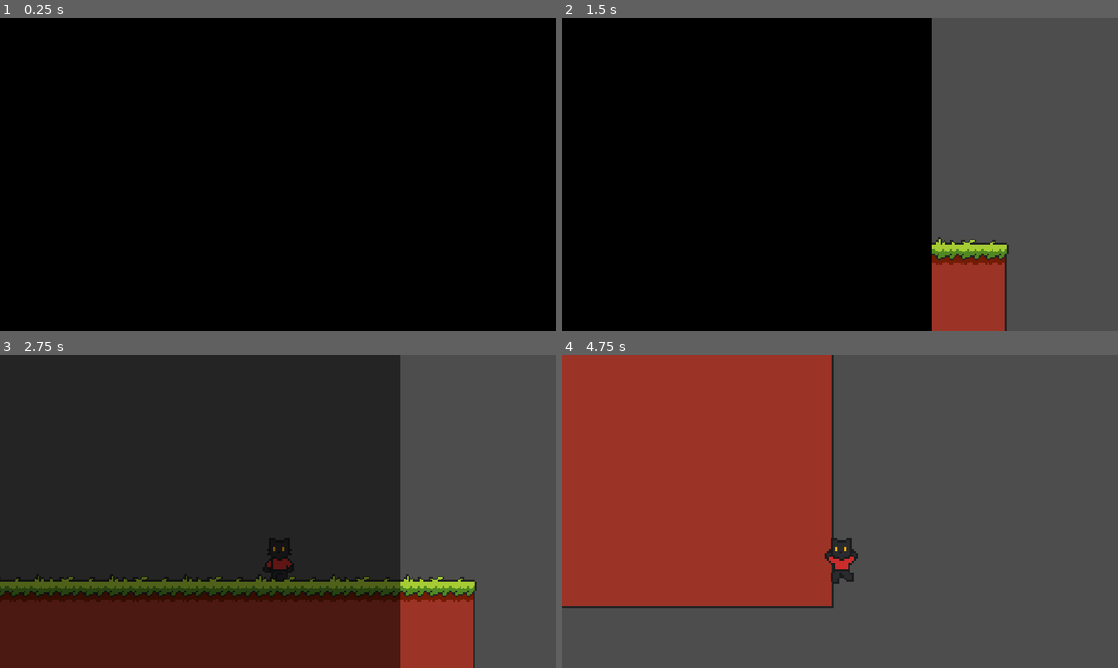
Above: before the commit, frames 1-4 (two rows, left to right).
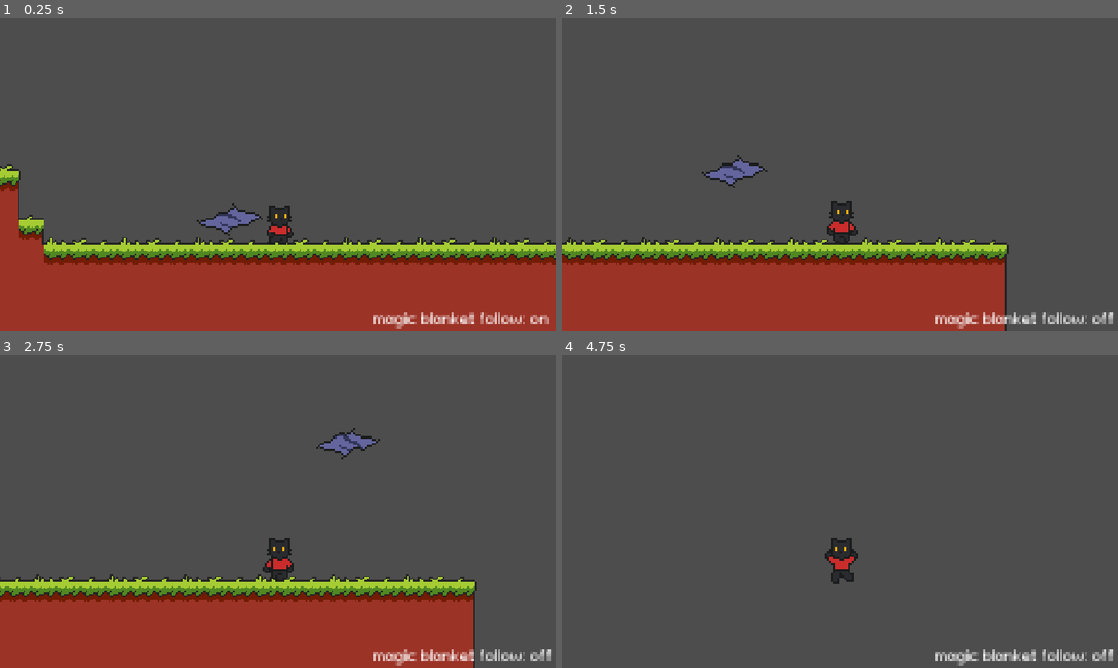
Above: after the commit, the same moments.

Repository: sekitano/jamegam
Game: Godot game, scene res://scenes/world.tscn
Same seed, same stepped clock (60 frames per second), same inputs: the game is played once before the commit and once after it.
Inputs (mouse positions are in pixels of both pictures, inside the frame that each line leads up to):
- Up to frame 1 (0.25 s): no input
- Up to frame 2 (1.5 s): tap Enter (ui_accept) at 0.5 s; move the mouse to (962, 158) at 0.52 s; press the mouse at (962, 158) at 0.53 s; hold D (move_right) from 0.53 s (still down); tap E (E, bound only after the commit) at 0.6 s; tap Space (jump) at 0.77 s; move the mouse to (728, 190) at 1.27 s; release the mouse at (728, 190) at 1.28 s; click (728, 190) at 1.35 s
- Up to frame 3 (2.75 s): tap Space (jump) at 1.52 s; tap E (E, bound only after the commit) at 1.55, 2.1 s; move the mouse to (333, 442) at 2.02 s; release D (move_right) at 2.03 s; press the mouse at (333, 442) at 2.03 s; hold A (move_left) from 2.03 s (still down)
- Up to frame 4 (4.75 s): move the mouse to (812, 574) at 2.77 s; release A (move_left) at 2.78 s; release the mouse at (812, 574) at 2.78 s; hold D (move_right) 2.78-4.28 s; click (812, 574) at 2.85 s; tap Space (jump) at 3.02, 3.77, 4.52 s; tap E (E, bound only after the commit) at 3.05, 3.6, 4.55 s; move the mouse to (1006, 558) at 3.52 s; press the mouse at (1006, 558) at 3.53 s; move the mouse to (673, 464) at 4.27 s; release the mouse at (673, 464) at 4.28 s; hold A (move_left) from 4.28 s (still down); click (673, 464) at 4.35 s

The runs differ from the first frame. In frame 1, 100% of the frame differs, in the area x 0-100%, y 0-100%; in frame 2, 67%; in frame 3, 71%; in frame 4, 40%.

Commit message:
first instances of blanket movement, blanket follows player-> toggleable, if toggled off -> blanket moveable with left click

Diff:
--- a/project.godot
+++ b/project.godot
@@ -39,6 +39,17 @@
 , Object(InputEventKey,"resource_local_to_scene":false,"resource_name":"","device":-1,"window_id":0,"alt_pressed":false …(186 unchanged characters)…
 ]
 }
+left_click={
+"deadzone": 0.2,
+"events": [Object(InputEventMouseButton,"resource_local_to_scene":false,"resource_name":"","device":-1,"window_id":0,"alt_pressed":false,"shift_pressed":false,"ctrl_pressed":false,"meta_pressed":false,"button_mask":1,"position":Vector2(249, 16),"global_position":Vector2(258, 64),"factor":1.0,"button_index":1,"canceled":false,"pressed":true,"double_click":false,"script":null)
+]
+}
+E={
+"deadzone": 0.2,
+"events": [Object(InputEventKey,"resource_local_to_scene":false,"resource_name":"","device":-1,"window_id":0,"alt_pressed":false,"shift_pressed":true,"ctrl_pressed":false,"meta_pressed":false,"pressed":false,"keycode":0,"physical_keycode":69,"key_label":0,"unicode":69,"location":0,"echo":false,"script":null)
+, Object(InputEventKey,"resource_local_to_scene":false,"resource_name":"","device":-1,"window_id":0,"alt_pressed":false,"shift_pressed":false,"ctrl_pressed":false,"meta_pressed":false,"pressed":false,"keycode":0,"physical_keycode":69,"key_label":0,"unicode":101,"location":0,"echo":false,"script":null)
+]
+}
 
 [physics]
 
--- /dev/null
+++ b/scenes/magic_blanket.gd
@@ -0,0 +1,31 @@
+extends StaticBody2D
+
+@onready var animated_sprite_2d: AnimatedSprite2D = $AnimatedSprite2D
+
+const SPEED = 30
+
+var last_pos: Vector2
+var follow_player := true
+
+# Called when the node enters the scene tree for the first time.
+func _ready() -> void:
+	last_pos = global_position
+
+# Called every frame. 'delta' is the elapsed time since the previous frame.
+func _process(delta: float) -> void:
+	var is_moving = global_position.distance_to(last_pos) > 1.0
+
+	if is_moving:
+		animated_sprite_2d.play("float")
+
+	else:
+		animated_sprite_2d.stop()
+
+	last_pos = global_position
+
+	if Input.is_action_just_pressed("E"):
+		follow_player = !follow_player
+		print("follow_player:", follow_player)
+
+	if Input.is_action_pressed("left_click") and not follow_player:
+		global_position = global_position.lerp(get_global_mouse_position(), SPEED * delta)
--- a/scenes/magic_blanket.tscn
+++ b/scenes/magic_blanket.tscn
@@ -1,32 +1,43 @@
-[gd_scene format=3 uid="uid://lqfjm6v2v6qc"]
+[gd_scene format=3 uid="uid://bf58vxrb5esl6"]
 
-[ext_resource type="Texture2D" uid="uid://c12nm8n74pptg" path="res://assets/blanket_fly.png" id="1_74q1o"]
+[ext_resource type="Texture2D" uid="uid://dflfgm4mx8wp2" path="res://assets/blanket_move.png" id="1_7aya3"]
+[ext_resource type="Script" uid="uid://c540i5i2mmdmf" path="res://scenes/magic_blanket.gd" id="1_ljt78"]
 
-[sub_resource type="AtlasTexture" id="AtlasTexture_ljt78"]
-atlas = ExtResource("1_74q1o")
-region = Rect2(0, 0, 48, 16)
+[sub_resource type="AtlasTexture" id="AtlasTexture_24sxf"]
+atlas = ExtResource("1_7aya3")
+region = Rect2(0, 0, 32, 16)
 
-[sub_resource type="AtlasTexture" id="AtlasTexture_2kxxh"]
-atlas = ExtResource("1_74q1o")
-region = Rect2(48, 0, 48, 16)
+[sub_resource type="AtlasTexture" id="AtlasTexture_w00je"]
+atlas = ExtResource("1_7aya3")
+region = Rect2(32, 0, 32, 16)
 
-[sub_resource type="SpriteFrames" id="SpriteFrames_yf5fn"]
+[sub_resource type="SpriteFrames" id="SpriteFrames_g4v7s"]
 animations = [{
 "frames": [{
 "duration": 1.0,
-"texture": SubResource("AtlasTexture_ljt78")
+"texture": SubResource("AtlasTexture_24sxf")
 }, {
 "duration": 1.0,
-"texture": SubResource("AtlasTexture_2kxxh")
+"texture": SubResource("AtlasTexture_w00je")
 }],
 "loop": 1,
-"name": &"default",
-"speed": 5.0
+"name": &"float",
+"speed": 3.0
 }]
 
-[node name="magic_blanket" type="AnimatedSprite2D" unique_id=562690584]
-position = Vector2(5, -8)
-sprite_frames = SubResource("SpriteFrames_yf5fn")
-autoplay = "default"
-frame = 1
-frame_progress = 0.87119114
+[sub_resource type="RectangleShape2D" id="RectangleShape2D_2kxxh"]
+size = Vector2(26.5, 8)
+
+[node name="magic_blanket" type="AnimatableBody2D" unique_id=517422349]
+script = ExtResource("1_ljt78")
+
+[node name="AnimatedSprite2D" type="AnimatedSprite2D" parent="." unique_id=1796796496]
+scale = Vector2(1.335, 1.335)
+sprite_frames = SubResource("SpriteFrames_g4v7s")
+animation = &"float"
+
+[node name="CollisionShape2D" type="CollisionShape2D" parent="." unique_id=1780040372]
+position = Vector2(2.25, 0)
+shape = SubResource("RectangleShape2D_2kxxh")
+one_way_collision = true
+one_way_collision_margin = 0.0
--- /dev/null
+++ b/scenes/magic_blanket_cs.tscn
@@ -0,0 +1,30 @@
+[gd_scene format=3 uid="uid://lqfjm6v2v6qc"]
+
+[ext_resource type="Texture2D" uid="uid://c12nm8n74pptg" path="res://assets/blanket_fly.png" id="1_74q1o"]
+
+[sub_resource type="AtlasTexture" id="AtlasTexture_ljt78"]
+atlas = ExtResource("1_74q1o")
+region = Rect2(0, 0, 48, 16)
+
+[sub_resource type="AtlasTexture" id="AtlasTexture_2kxxh"]
+atlas = ExtResource("1_74q1o")
+region = Rect2(48, 0, 48, 16)
+
+[sub_resource type="SpriteFrames" id="SpriteFrames_yf5fn"]
+animations = [{
+"frames": [{
+"duration": 1.0,
+"texture": SubResource("AtlasTexture_ljt78")
+}, {
+"duration": 1.0,
+"texture": SubResource("AtlasTexture_2kxxh")
+}],
+"loop": 1,
+"name": &"default",
+"speed": 5.0
+}]
+
+[node name="magic_blanket_cs" type="AnimatedSprite2D" unique_id=562690584]
+position = Vector2(5, -8)
+sprite_frames = SubResource("SpriteFrames_yf5fn")
+autoplay = "default"
--- a/scenes/opening_cutscene.tscn
+++ b/scenes/opening_cutscene.tscn
@@ -8,7 +8,7 @@
 [ext_resource type="PackedScene" uid="uid://cifcv1083gbli" path="res://scenes/dialoguebox_op2.tscn" id="5_02jfn"]
 [ext_resource type="PackedScene" uid="uid://bboku0cmfpbwk" path="res://scenes/dialoguebox_op3.tscn" id="6_kelyf"]
 [ext_resource type="PackedScene" uid="uid://71gay4bgigo3" path="res://scenes/wizard.tscn" id="6_rmyt7"]
-[ext_resource type="PackedScene" uid="uid://lqfjm6v2v6qc" path="res://scenes/magic_blanket.tscn" id="7_ci5ub"]
+[ext_resource type="PackedScene" uid="uid://lqfjm6v2v6qc" path="res://scenes/magic_blanket_cs.tscn" id="7_ci5ub"]
 [ext_resource type="PackedScene" uid="uid://d1lqmmq2nirgg" path="res://scenes/cat_covered.tscn" id="10_kelyf"]
 [ext_resource type="PackedScene" uid="uid://ddncmq1mjmncd" path="res://scenes/!.tscn" id="11_o80my"]
 
--- a/scenes/world.gd
+++ b/scenes/world.gd
@@ -2,6 +2,12 @@
 
 @onready var fade_out: AnimationPlayer = $ColorRect/AnimationPlayer
 @onready var timer: Timer = $Timer
+@onready var player: CharacterBody2D = $Player
+@onready var magic_blanket: StaticBody2D = $magic_blanket
+@onready var blanket_follow: Label = $Player/Camera2D/blanket_follow
+
+const FOLLOW_SPEED = 4.0
+const DISTANCE = 15.0
 
 # Called when the node enters the scene tree for the first time.
 func _ready() -> void:
@@ -9,8 +15,17 @@
 
 
 # Called every frame. 'delta' is the elapsed time since the previous frame.
-func _process(delta: float) -> void:
-	pass
+func _physics_process(delta):
+	var direction = player.velocity.normalized()
+
+	if magic_blanket.follow_player:
+		blanket_follow.text = "magic blanket follow: on"
+	else:
+		blanket_follow.text = "magic blanket follow: off"
+
+	if direction != Vector2.ZERO and magic_blanket.follow_player:
+		var target = player.global_position - direction * DISTANCE
+		magic_blanket.global_position = magic_blanket.global_position.lerp(target, delta * FOLLOW_SPEED)
 
 
 func _on_timer_timeout() -> void:
--- a/scenes/world.tscn
+++ b/scenes/world.tscn
@@ -3,6 +3,8 @@
 [ext_resource type="Script" uid="uid://b8g1oesj4m7sf" path="res://scenes/world.gd" id="1_4wyf3"]
 [ext_resource type="PackedScene" uid="uid://b15tgnborxqam" path="res://scenes/player.tscn" id="1_rwgxs"]
 [ext_resource type="Texture2D" uid="uid://ddcwl34c1stlx" path="res://assets/BMTileset.png" id="2_4wyf3"]
+[ext_resource type="PackedScene" uid="uid://bf58vxrb5esl6" path="res://scenes/magic_blanket.tscn" id="4_k0juu"]
+[ext_resource type="FontFile" uid="uid://dqyhqvj0bpo4s" path="res://assets/PixeloidSans.ttf" id="5_71j4m"]
 
 [sub_resource type="TileSetAtlasSource" id="TileSetAtlasSource_k0juu"]
 texture = ExtResource("2_4wyf3")
@@ -129,18 +131,31 @@
 [node name="World" type="Node2D" unique_id=222708667]
 script = ExtResource("1_4wyf3")
 
+[node name="magic_blanket" parent="." unique_id=1058738046 instance=ExtResource("4_k0juu")]
+position = Vector2(41, -16)
+
 [node name="TileMapLayer" type="TileMapLayer" parent="." unique_id=528590288]
 tile_map_data = PackedByteArray("AAD7/wAAAAAEAAEAAAD8////AAAKAAAAAAD8/wAAAAAEAAEAAAD9/wAAAAAEAAEAAAD+/wAAAAAEAAEAAAD//w …(10016 unchanged characters)…
 tile_set = SubResource("TileSet_qhqgy")
 
-[node name="CharacterBody2D" parent="." unique_id=1991504208 instance=ExtResource("1_rwgxs")]
+[node name="Player" parent="." unique_id=1991504208 instance=ExtResource("1_rwgxs")]
 position = Vector2(73, -10)
 
-[node name="Camera2D" type="Camera2D" parent="CharacterBody2D" unique_id=1786274064]
+[node name="Camera2D" type="Camera2D" parent="Player" unique_id=1786274064]
 position = Vector2(-1, -35)
 zoom = Vector2(3.19, 3.19)
 
+[node name="blanket_follow" type="Label" parent="Player/Camera2D" unique_id=2121743678]
+offset_left = 62.0
+offset_top = 88.0
+offset_right = 177.0
+offset_bottom = 104.0
+theme_override_fonts/font = ExtResource("5_71j4m")
+theme_override_font_sizes/font_size = 9
+text = "magic blanket follow: "
+
 [node name="ColorRect" type="ColorRect" parent="." unique_id=1569228542]
+visible = false
 offset_left = -110.0
 offset_top = -147.0
 offset_right = 255.0
Binary file added: assets/blanket_move.png
Not shown, added: assets/blanket_move.png.import
Not shown, added: scenes/magic_blanket.gd.uid
